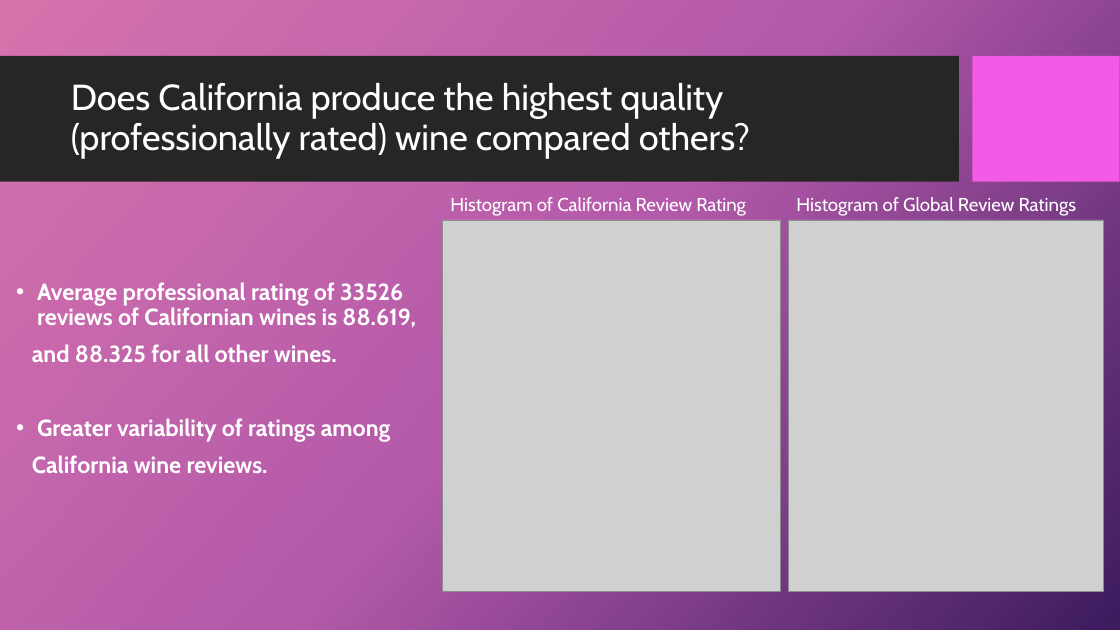
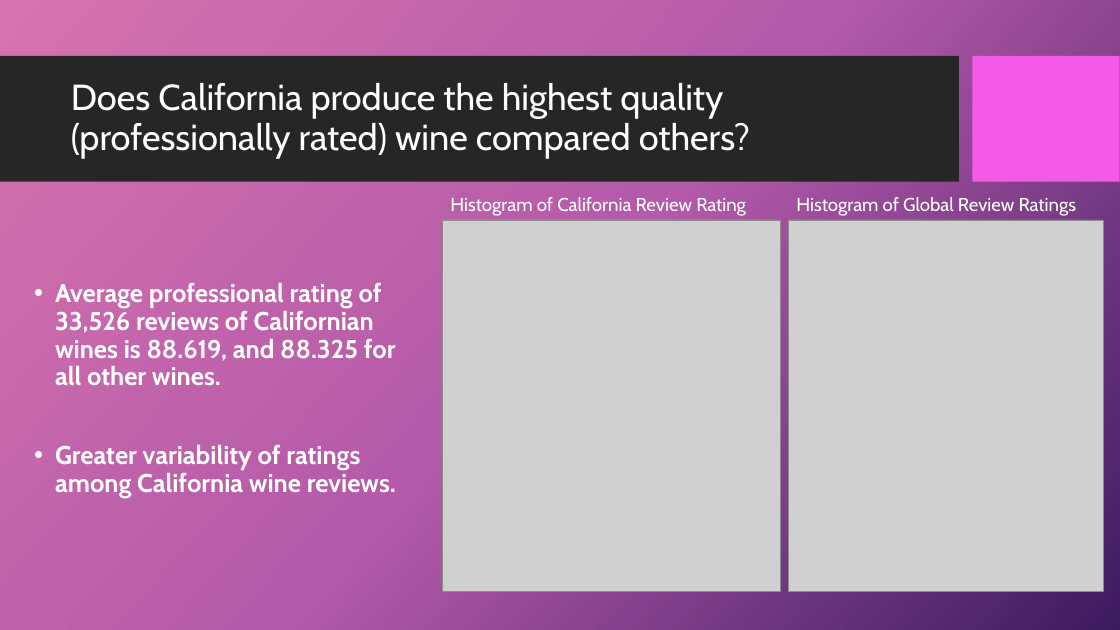
Before and after one commit to 4Reference/Project1, a slide deck: slide 8 of Data Science_Project 1_Group2.pptx (slide 9 before the commit). Drawn at 1120x630 pixels with LibreOffice and Linux fonts; fonts in the diff are those of the drawing; grey boxes stand for pictures; background and template pictures are left out. Boxes give left, top, right and bottom in pixels: in the first picture for what was removed or moved away, otherwise in the second. Text is boxed around its words. In the diff, an @@ line names an element or a change of style, - is before the commit and + after.

```diff
--- a/Data Science_Project 1_Group2.pptx
+++ b/Data Science_Project 1_Group2.pptx
@@ text at [55, 283, 396, 497]: text changed; size 20 to 22 pt @@
-• Average professional rating of 33526 reviews of Californian wines is 88.619,
-and 88.325 for all other wines.
-• Greater variability of ratings among
-California wine reviews.
+• Average professional rating of 33,526 reviews of Californian wines is 88.619, and 88.325 for all other wines.
+• Greater variability of ratings among California wine reviews.
```
Also in this commit, not shown: 9 other slides changed, 1 slide added, 2 slides removed.
